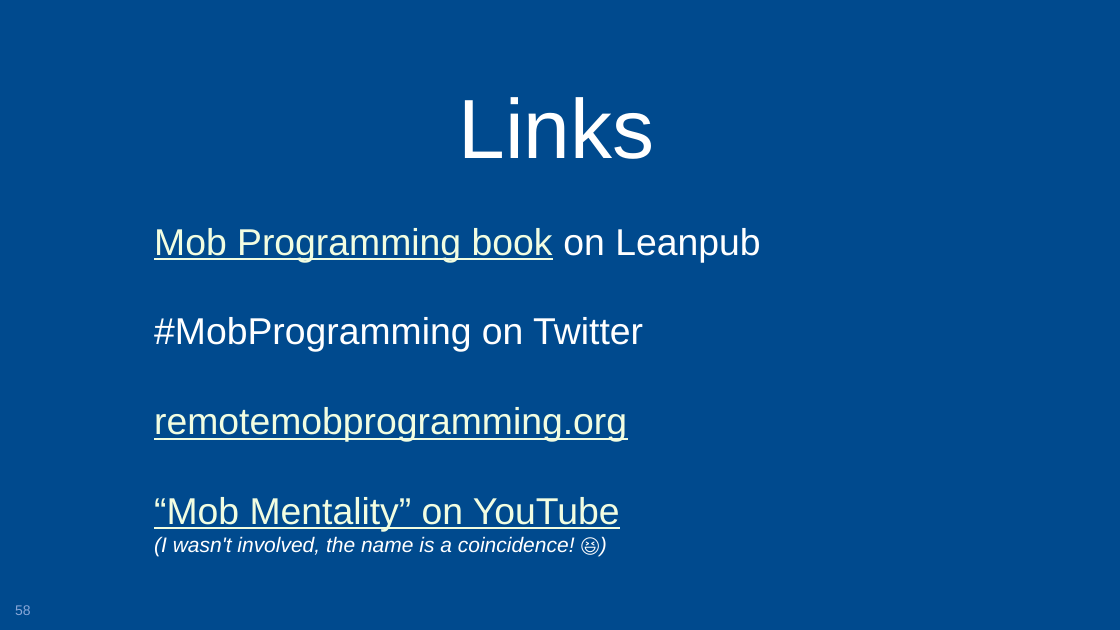
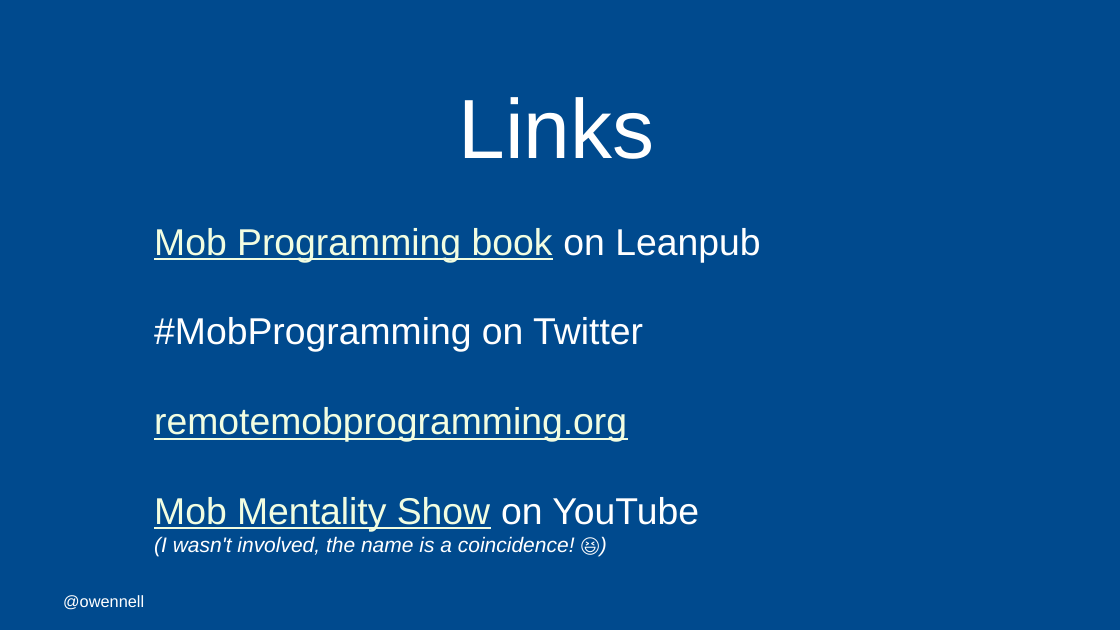
Before and after one commit to oliwennell/talks, a slide deck: slide 58 of a-mob-mentality.pptx. Drawn at 1120x630 pixels with LibreOffice and Linux fonts; fonts in the diff are those of the drawing; background and template pictures are left out. Boxes give left, top, right and bottom in pixels: in the first picture for what was removed or moved away, otherwise in the second. Text is boxed around its words. In the diff, an @@ line names an element or a change of style, - is before the commit and + after.

```diff
--- a/a-mob-mentality.pptx
+++ b/a-mob-mentality.pptx
@@ title at [154,228,760,557]: text changed @@
-Mob Programming book on Leanpub
-#MobProgramming on Twitter
-remotemobprogramming.org
-“Mob Mentality” on YouTube
-(I wasn't involved, the name is a coincidence! 😆)
+Mob Programming book on Leanpub
+#MobProgramming on Twitter
+remotemobprogramming.org
+Mob Mentality Show on YouTube
+(I wasn't involved, the name is a coincidence! 😆)
@@ text added at [63,595,144,610], 14 pt, text #FFFFFF @@
+@owennell
@@ page number removed at [15,605,31,615] @@
-58
```
Also in this commit, not shown: 45 other slides changed, 11 slides added, 11 slides removed.
